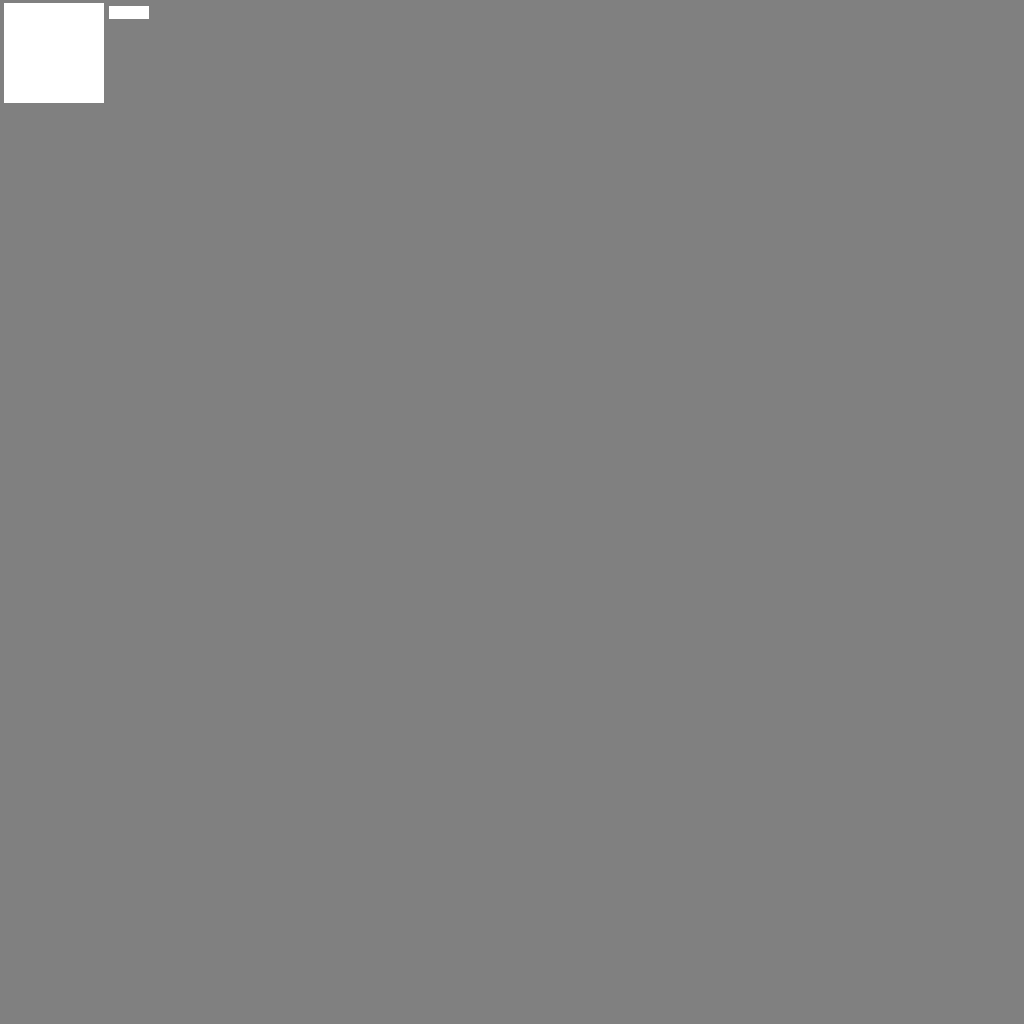
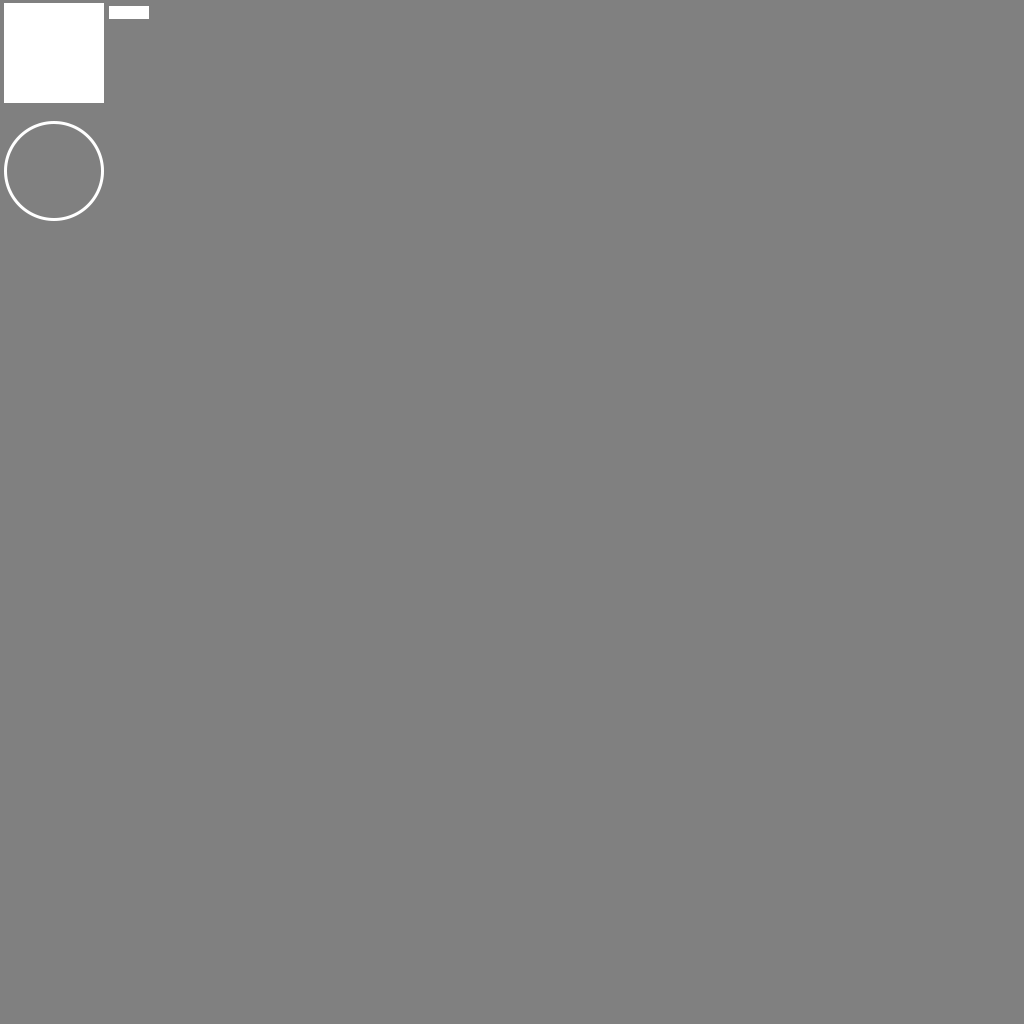
Before/after of a 1024x1024 layered artwork. What changed in the layer stack:
added layer "椭圆 1" above "矩形 3" over bbox(4, 121, 104, 221)
